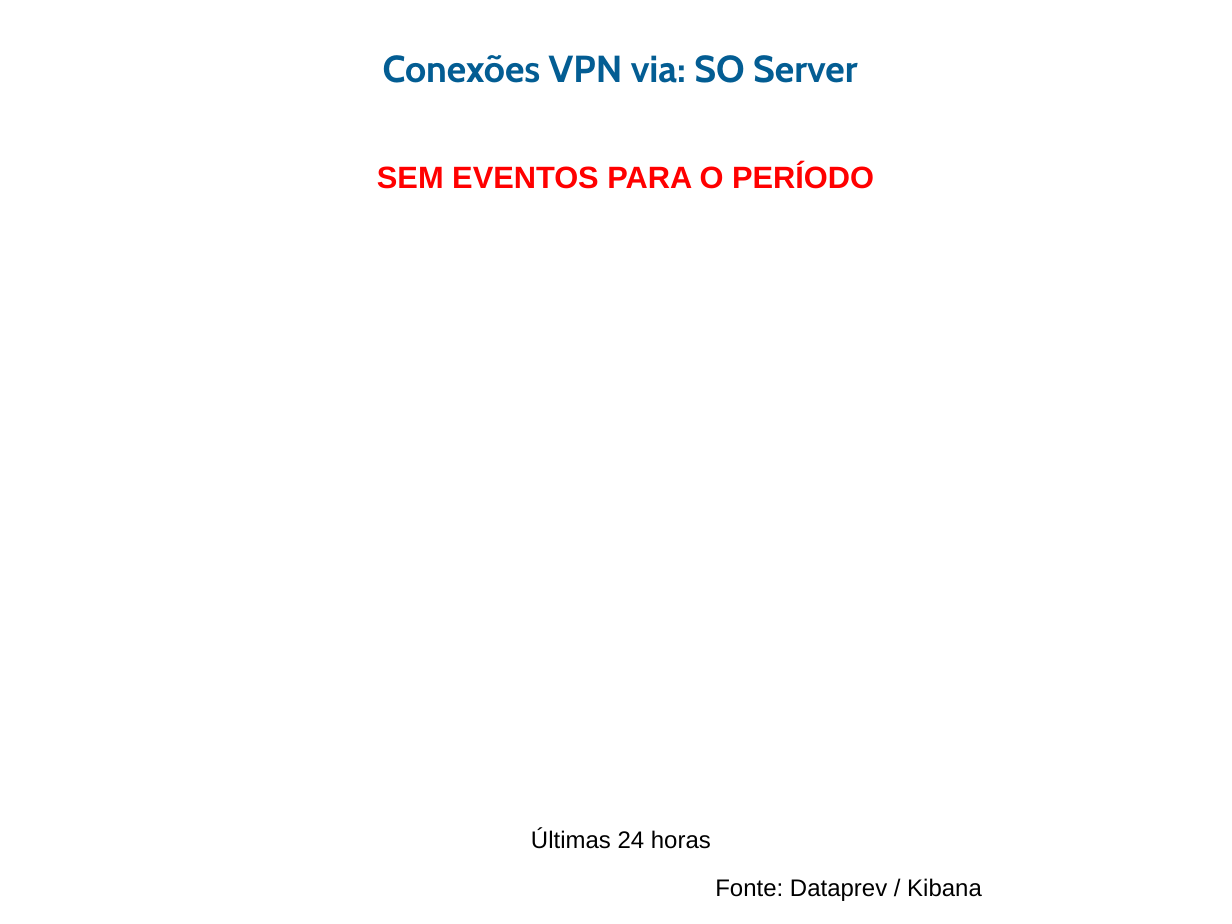
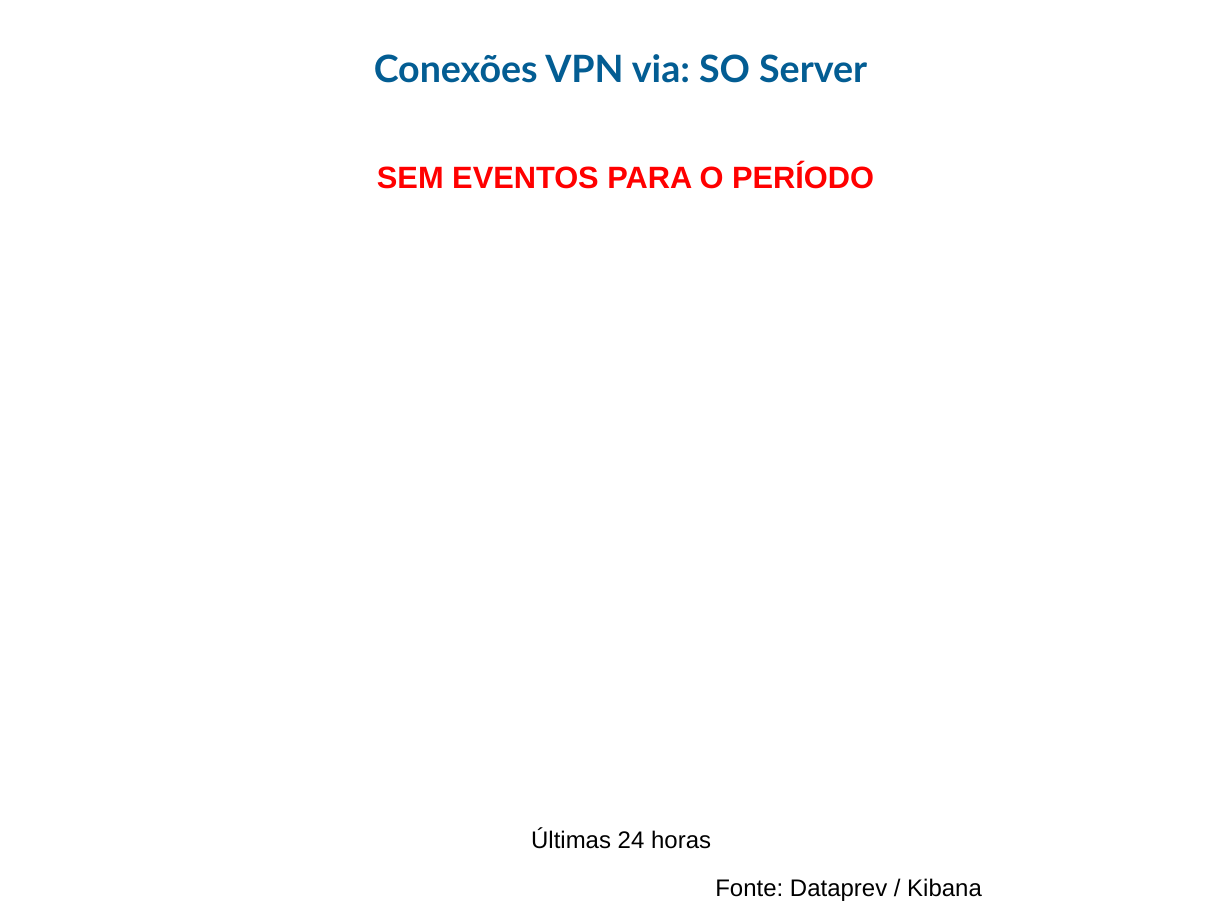
Before and after one commit to guihred/Experiments, a slide deck: slide 17 of src/main/resources/models/Radar_Eventos_v01122020REL1.pptx. Drawn at 1232x924 pixels with LibreOffice and Linux fonts; fonts in the diff are those of the drawing; background and template pictures are left out. Boxes give left, top, right and bottom in pixels: in the first picture for what was removed or moved away, otherwise in the second. Text is boxed around its words. In the diff, an @@ line names an element or a change of style, - is before the commit and + after.

```diff
--- a/src/main/resources/models/Radar_Eventos_v01122020REL1.pptx
+++ b/src/main/resources/models/Radar_Eventos_v01122020REL1.pptx
@@ text "Conexões VPN via: SO Server" at [374, 54, 867, 83]: font Cabin to Lato @@
```
Also in this commit, not shown: 18 other slides changed, 3 other files.
